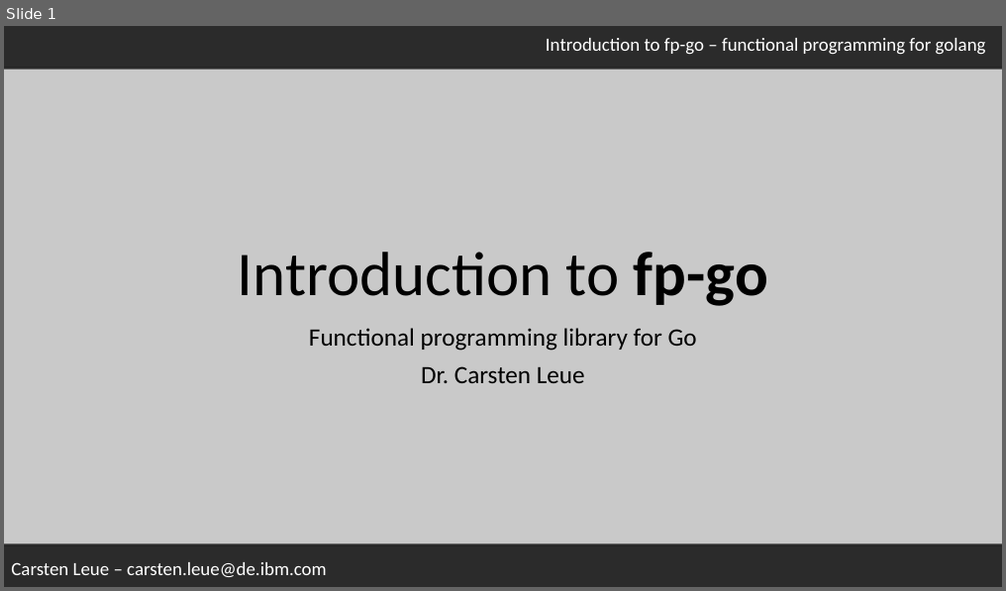
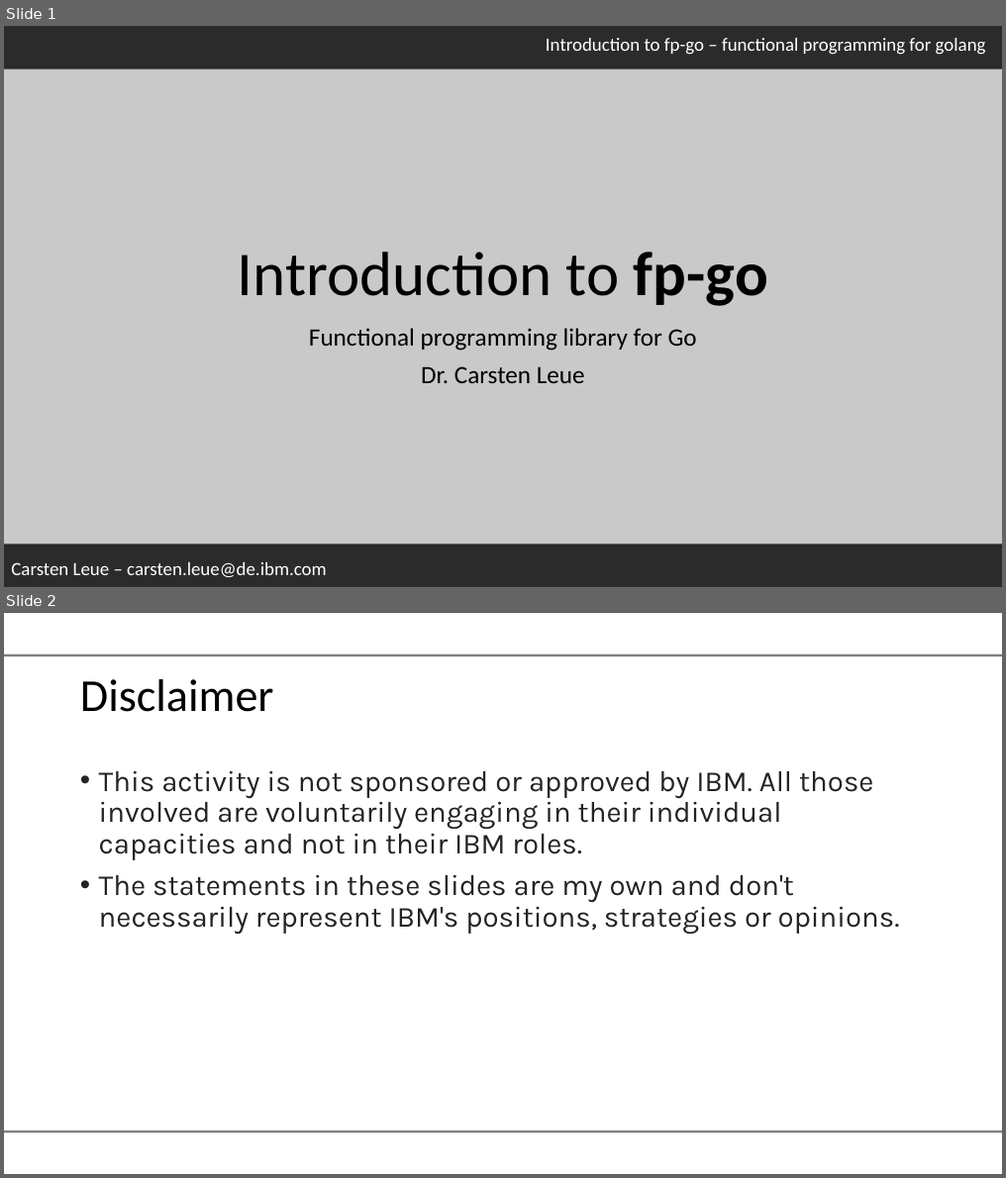
Before and after one commit to IBM/fp-go, a slide deck: samples/presentation/introduction.pptx. Shown one above the other, each under a label of ours: slide 1 before the commit, slides 1 and 2 after it. The pictures are 1006x591 and 1006x1178 pixels, drawn with LibreOffice and Linux fonts; fonts in the diff are those of the drawing; background and template pictures are left out; a plain dark background stands for a picture behind light text. Boxes give left, top, right and bottom in pixels: in the first picture for what was removed or moved away, otherwise in the second. Text is boxed around its words. In the diff, an @@ line names an element or a change of style, - is before the commit and + after.

```diff
--- a/samples/presentation/introduction.pptx
+++ b/samples/presentation/introduction.pptx
@@ slide 2 added at bbox=[4, 613, 1002, 1174], background picture (left out); not listed: 5 template elements that a slide beside it also shows @@
@@ title added at bbox=[80, 679, 274, 712], 44 pt, text #000000 @@
+Disclaimer
@@ text added at bbox=[99, 771, 900, 934], 28 pt, text #232323 @@
+• This activity is not sponsored or approved by IBM. All those involved are voluntarily engaging in their individual capacities and not in their IBM roles.
+• The statements in these slides are my own and don't necessarily represent IBM's positions, strategies or opinions.
```
Also in this commit, not shown: 7 slides changed, 9 other slides added, 6 other files.
